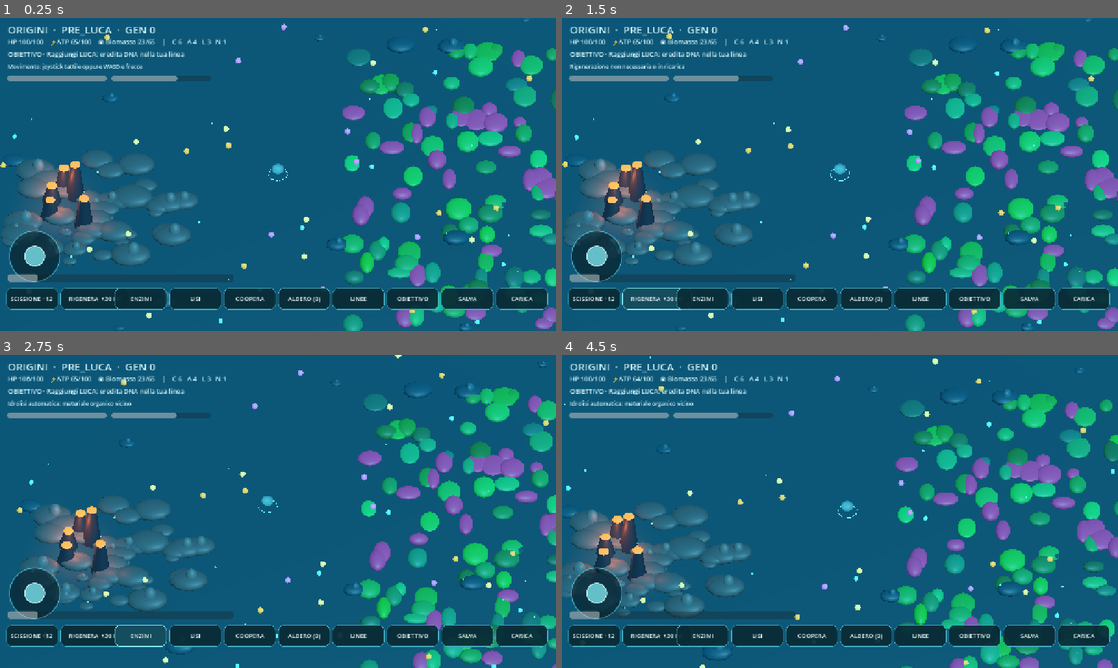
Above: before the commit, frames 1-4 (two rows, left to right).
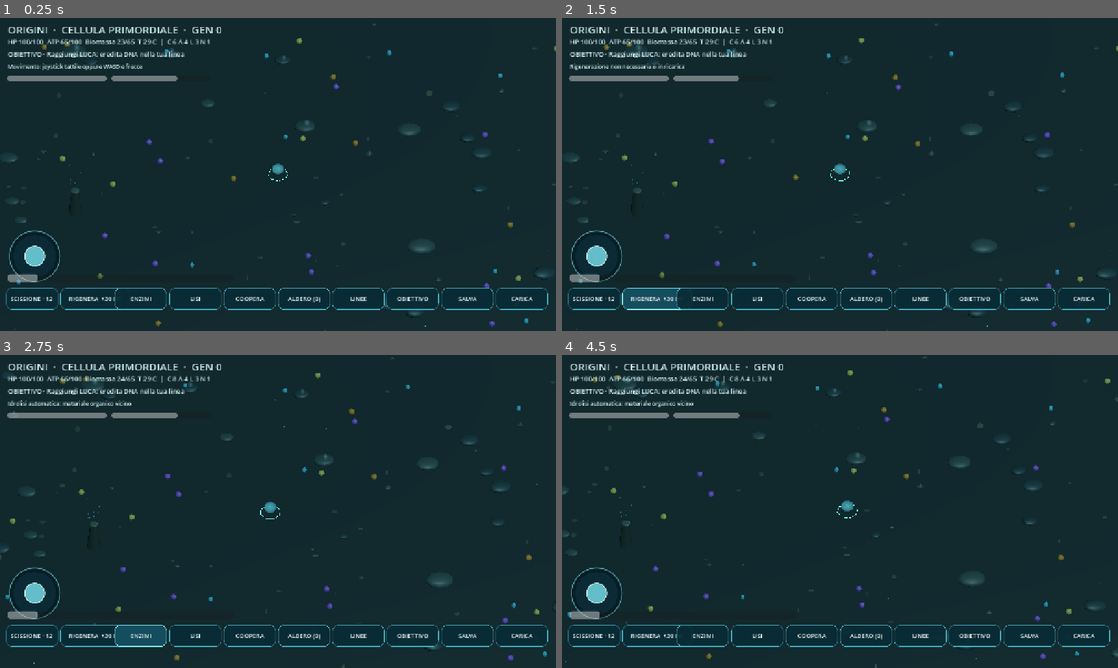
Above: after the commit, the same moments.

Repository: scorbetta17-gif/Origini
Game: Godot game, scene res://scenes/Main.tscn
Same seed, same stepped clock (60 frames per second), same inputs: the game is played once before the commit and once after it.
Inputs (mouse positions are in pixels of both pictures, inside the frame that each line leads up to):
- Up to frame 1 (0.25 s): no input
- Up to frame 2 (1.5 s): click "SCISSIONE · 12%" at 0.5 s; click "RIGENERA +30 HP" at 1.25 s
- Up to frame 3 (2.75 s): click "ENZIMI" at 2 s
- Up to frame 4 (4.5 s): move the mouse to (962, 495) at 2.77 s; hold D 2.78-3.5 s; click (962, 495) at 2.92 s; drag from (728, 527) to (812, 574) at 3.52 s; move the mouse to (895, 442) at 4.27 s; hold D from 4.28 s (still down)

The runs differ from the first frame. In frame 1, 92% of the frame differs, in the area x 0-100%, y 0-100%; in frame 2, 92%; in frame 3, 92%; in frame 4, 92%.

Commit message:
Remaster primordial ocean and introduce heritable thermal stress and surface traits

Diff:
--- a/src/main.gd
+++ b/src/main.gd
@@ -7,6 +7,10 @@
 const LineageScript = preload("res://src/lineage_view.gd")
 const JoystickScript = preload("res://src/virtual_joystick.gd")
 const SAVE_PATH = "user://origini_067.json"
+# Biomi termici localizzati: il resto dell'oceano resta temperato e spoglio.
+const THERMAL_SOURCES = [Vector2(-11.0, 3.0), Vector2(16.0, -14.0)]
+const THERMAL_AMPLITUDE = [92.0, 62.0]
+const THERMAL_DECAY = [13.0, 9.0]
 const NEED = {"carbon": 24.0, "amino": 15.0, "lipid": 12.0, "nucleic": 8.0, "biomass": 65.0}
 const TYPES = ["carbon", "amino", "lipid", "nucleic"]
 const TYPE_COLORS = {
@@ -156,7 +160,8 @@
 func _base_traits() -> Dictionary:
     return {"motility": 1.0, "attack": 1.0, "defense": 1.0, "mutation": 0.0,
         "metabolism": 1.0, "uptake": 1.0, "archaella": 0, "dna": false, "eps": false,
-        "adhesion": false, "flagella": 0, "envelope": "none", "mutations": [], "signature": 0.0}
+        "adhesion": false, "flagella": 0, "envelope": "none", "mutations": [], "signature": 0.0,
+        "thermotolerance": 0.0, "pili": 0, "receptors": 0, "protease": 0, "vesicles": 0}
 
 func _make_3d_scene() -> void:
     world_root = Node3D.new()
@@ -171,17 +176,17 @@
     var we := WorldEnvironment.new()
     var env := Environment.new()
     env.background_mode = Environment.BG_COLOR
-    env.background_color = Color(0.020, 0.080, 0.105)
+    env.background_color = Color(0.017, 0.067, 0.080)
     env.ambient_light_source = Environment.AMBIENT_SOURCE_COLOR
-    env.ambient_light_color = Color(0.36, 0.71, 0.81)
-    env.ambient_light_energy = 0.83
+    env.ambient_light_color = Color(0.32, 0.56, 0.59)
+    env.ambient_light_energy = 0.72
     env.tonemap_mode = Environment.TONE_MAPPER_FILMIC
     we.environment = env
     add_child(we)
     var sun := DirectionalLight3D.new()
     sun.rotation_degrees = Vector3(-55, 28, -15)
-    sun.light_color = Color(0.47, 0.85, 1.0)
-    sun.light_energy = 1.23
+    sun.light_color = Color(0.56, 0.76, 0.79)
+    sun.light_energy = 0.90
     add_child(sun)
     camera = Camera3D.new()
     camera.projection = Camera3D.PROJECTION_ORTHOGONAL
@@ -193,33 +198,30 @@
     var floor_mesh := PlaneMesh.new()
     floor_mesh.size = Vector2(110, 110)
     var floor_mat := StandardMaterial3D.new()
-    floor_mat.albedo_color = Color(0.045, 0.24, 0.28)
+    floor_mat.albedo_color = Color(0.095, 0.150, 0.161)
     floor_mat.roughness = 0.78
     var floor := MeshInstance3D.new()
     floor.mesh = floor_mesh
     floor.material_override = floor_mat
     floor.position.y = -0.28
     world_root.add_child(floor)
-    # Tre biomi spazialmente distinti, senza immagini bidimensionali.
-    for i in range(48):
-        var a: float = rng.randf_range(0, TAU)
-        var rad: float = rng.randf_range(0, 5.0)
-        var p := Vector3(-10.0 + cos(a)*rad, 0, 3.0 + sin(a)*rad)
-        _rock(p, rng.randf_range(.25, .92), Color(0.25, 0.29, 0.30))
-    for i in range(5):
-        _vent(Vector3(-10.0 + rng.randf_range(-2.6,2.6), 0, 2.0 + rng.randf_range(-2.1,2.1)), rng.randf_range(1.1,2.5))
-    for i in range(105):
-        var x: float = rng.randf_range(4.0, 17.0)
-        var z: float = rng.randf_range(-10.0, 12.0)
-        var tint := Color(0.12, rng.randf_range(.34,.66), rng.randf_range(.20,.36))
-        if i % 4 == 0:
-            tint = Color(0.67, 0.25, 0.46)
-        _pebble(Vector3(x, 0, z), Vector3(rng.randf_range(.35,.76), rng.randf_range(.14,.34), rng.randf_range(.40,.9)), tint, .17)
-    for i in range(52):
-        _rock(Vector3(rng.randf_range(-25,25), 0, rng.randf_range(-25,25)), rng.randf_range(.18,.68), Color(.08,.26,.31))
-    for i in range(50):
-        var orb := _pebble(Vector3(rng.randf_range(-24,24), rng.randf_range(1.8,5.3), rng.randf_range(-24,24)), Vector3.ONE * rng.randf_range(.025,.065), Color(.4,.86,1), .65)
-        ambient_particles.append(orb)
+    # Oceano primordiale: solo sedimenti, rocce abiogene e due sorgenti distanti.
+    # Nessuna alga, corallo, fauna o installazione fantascientifica.
+    for i in range(72):
+        var x: float = rng.randf_range(-25.0,25.0)
+        var z: float = rng.randf_range(-25.0,25.0)
+        var stone: Color = Color(.20,.25,.25).lerp(Color(.12,.19,.21),rng.randf())
+        _rock(Vector3(x,0,z), rng.randf_range(.11,.60), stone)
+    for i in range(140):
+        var x: float = rng.randf_range(-26.0,26.0)
+        var z: float = rng.randf_range(-26.0,26.0)
+        _pebble(Vector3(x,-.19,z),Vector3(rng.randf_range(.04,.18),.015,rng.randf_range(.05,.22)),Color(.18,.22,.21).lerp(Color(.29,.29,.26),rng.randf()))
+    _vent(Vector3(THERMAL_SOURCES[0].x,0,THERMAL_SOURCES[0].y),1.65)
+    _vent(Vector3(THERMAL_SOURCES[1].x,0,THERMAL_SOURCES[1].y),1.15)
+    # Particolato a basso costo, deriva lenta; niente sfere fluorescenti.
+    for i in range(26):
+        var mote := _pebble(Vector3(rng.randf_range(-24,24),rng.randf_range(.5,3.4),rng.randf_range(-24,24)),Vector3.ONE*rng.randf_range(.012,.029),Color(.42,.52,.49))
+        ambient_particles.append(mote)
 
 func _solid(color: Color, emission: float = 0.0, alpha: float = 1.0) -> StandardMaterial3D:
     var mat := StandardMaterial3D.new()
@@ -254,23 +256,21 @@
         _pebble(Vector3(pos.x+size*.18,size*.58,pos.z), Vector3(size*.40,size*.59,size*.46), color.lightened(.10))
 
 func _vent(pos: Vector3, height: float) -> void:
-    var mesh := CylinderMesh.new()
-    mesh.bottom_radius = .54
-    mesh.top_radius = .26
-    mesh.height = height
-    mesh.radial_segments = 9
+    # Piccola fumarola minerale: niente lava o luci arancioni al suolo.
+    var chimney := CylinderMesh.new()
+    chimney.bottom_radius = .36
+    chimney.top_radius = .20
+    chimney.height = height
+    chimney.radial_segments = 11
     var part := MeshInstance3D.new()
-    part.mesh = mesh
-    part.position = pos + Vector3(0,height*.5,0)
-    part.material_override = _solid(Color(.15,.18,.22))
+    part.mesh = chimney
+    part.position = pos+Vector3(0,height*.5,0)
+    part.material_override = _solid(Color(.16,.19,.18))
     world_root.add_child(part)
-    _pebble(pos+Vector3(0,height,0), Vector3(.30,.07,.3), Color(1,.45,.19), .9)
-    var glow := OmniLight3D.new()
-    glow.light_color = Color(1.0,.49,.22)
-    glow.light_energy = 1.1
-    glow.omni_range = 3.0
-    glow.position = pos + Vector3(0,height,0)
-    world_root.add_child(glow)
+    _pebble(pos+Vector3(0,height,0),Vector3(.22,.06,.24),Color(.24,.28,.25))
+    for i in range(10):
+        var plume := _pebble(pos+Vector3(rng.randf_range(-.35,.35),height+rng.randf_range(.18,1.7),rng.randf_range(-.35,.35)),Vector3.ONE*rng.randf_range(.018,.045),Color(.29,.40,.39))
+        ambient_particles.append(plume)
 
 func _create_nutrient(kind: String, at: Vector3) -> void:
     var sphere := SphereMesh.new()
@@ -281,7 +281,7 @@
     var node := MeshInstance3D.new()
     node.mesh = sphere
     node.position = at
-    node.material_override = _solid(Color(.75,.54,.48) if kind == "detritus" else TYPE_COLORS[kind], .22 if kind == "detritus" else .5)
+    node.material_override = _solid(Color(.50,.43,.38) if kind == "detritus" else TYPE_COLORS[kind].darkened(.40), .02)
     nutrient_root.add_child(node)
     nutrients.append({"kind": kind, "node": node, "origin_y": at.y, "bob": rng.randf_range(0,TAU)})
 
@@ -397,6 +397,10 @@
     elif selected_target_id != "" or is_instance_valid(selected_nutrient):
         _follow_attack(delta)
     atp = maxf(0.0,atp-delta*.28)
+    var player_temperature: float = _temperature_at(player.position)
+    var tolerance: float = 43.0+18.0*float(entities[player_id]["traits"].get("thermotolerance",0.0))
+    if player_temperature > tolerance:
+        hp = maxf(0.0,hp-delta*(player_temperature-tolerance)*.075)
     if atp < 1.0:
         hp = maxf(0.0,hp-delta*.55)
     # Cresce con la biomassa, ma la dimensione massima e' limitata.
@@ -431,11 +435,22 @@
         autosave_timer = 0.0
     _refresh_hud()
 
+func _temperature_at(where: Vector3) -> float:
+    # Modello locale e ludico del gradiente, non ricostruzione di un oceano storico.
+    var result: float = 29.0
+    for i in range(THERMAL_SOURCES.size()):
+        var xy: Vector2 = THERMAL_SOURCES[i]
+        var distance_squared: float = Vector2(where.x-xy.x,where.z-xy.y).length_squared()
+        result += THERMAL_AMPLITUDE[i]*exp(-distance_squared/THERMAL_DECAY[i])
+    return result
+
 func _move_player(direction: Vector2, delta: float) -> void:
     var traits: Dictionary = entities[player_id]["traits"]
     var motility: float = float(traits.get("motility", 1.0))
     var archaella: int = int(traits.get("archaella",0))
-    var speed: float = 3.40 * motility * (1.0 if archaella > 0 or int(traits.get("flagella",0)) > 0 else .78)
+    var motorized: bool = archaella > 0 or int(traits.get("flagella",0)) > 0
+    var tethered: bool = int(traits.get("pili",0)) > 0
+    var speed: float = 3.40 * motility * (1.0 if motorized else (.87 if tethered else .78))
     player.position.x += direction.x * speed * delta
     player.position.z += direction.y * speed * delta
     player.position.x = clampf(player.position.x, -25,25)
@@ -507,6 +522,13 @@
         if not is_instance_valid(c):
             continue
         e["age"] = float(e["age"])+dt
+        var local_temperature: float = _temperature_at(c.position)
+        var limit_temperature: float = 43.0+18.0*float(e["traits"].get("thermotolerance",0.0))
+        if local_temperature > limit_temperature:
+            e["hp"] = float(e["hp"])-dt*(local_temperature-limit_temperature)*.075
+            if float(e["hp"]) <= 0.0:
+                _remove_entity(str(id),"stress termico")
+                continue
         e["energy"] = maxf(0.0,float(e["energy"])-dt*.19)
         var target_idx: int = _nearest_nutrient(c.position,6.5)
         var dir: Vector3 = Vector3(sin(t*.39+float(str(id).hash()%77)),0,cos(t*.31+float(str(id).hash()%63)))
@@ -612,6 +634,20 @@
         history.append(str(mutation[0]))
         traits["mutations"] = history
         traits["signature"] = fposmod(float(traits.get("signature",0.0))+0.05,1.0)
+        # I tratti specialistici sono ereditari e controllano geometria e funzioni.
+        match str(mutation[0]):
+            "Chaperoni", "Proteostasi", "Dissipazione termica":
+                traits["thermotolerance"] = minf(5.0,float(traits.get("thermotolerance",0.0))+.55)
+            "Molecole adesive", "Adesione reversibile":
+                traits["adhesion"] = true
+                traits["receptors"] = mini(8,int(traits.get("receptors",0))+2)
+            "Segnale di chemotassi", "Mobilita amplificata":
+                traits["pili"] = mini(8,int(traits.get("pili",0))+2)
+            "Idrolasi extracellulari", "Proteasi specializzate", "Proteasi ad ampio spettro":
+                traits["protease"] = mini(6,int(traits.get("protease",0))+1)
+                traits["vesicles"] = mini(5,int(traits.get("vesicles",0))+1)
+            "Pori di membrana", "Scambio superficiale":
+                traits["receptors"] = mini(8,int(traits.get("receptors",0))+1)
     if branch == "archaea" and child_generation >= 2 and int(traits.get("archaella",0)) == 0 and rng.randf() < .14:
         traits["archaella"] = 2
     if branch == "bacteria" and child_generation >= 2 and int(traits.get("flagella",0)) == 0 and rng.randf() < .13:
@@ -1010,8 +1046,9 @@
     if not is_instance_valid(player) or not entities.has(player_id):
         return
     var traits: Dictionary = entities[player_id]["traits"]
-    title_label.text = "ORIGINI  ·  %s  ·  GEN %d" % [entities[player_id]["branch"].to_upper(),generation]
-    status_label.text = "HP %d/100    ⚡ATP %d/100    ◉ Biomassa %d/%d    |    C %d   A %d   L %d   N %d" % [int(hp),int(atp),int(resources["biomass"]),int(NEED["biomass"]),int(resources["carbon"]),int(resources["amino"]),int(resources["lipid"]),int(resources["nucleic"])]
+    var stage: String = "CELLULA PRIMORDIALE" if entities[player_id]["branch"] == "pre_luca" else str(entities[player_id]["branch"]).to_upper()
+    title_label.text = "ORIGINI  ·  %s  ·  GEN %d" % [stage,generation]
+    status_label.text = "HP %d/100  ATP %d/100  Biomassa %d/%d  T %.0f C  |  C %d A %d L %d N %d" % [int(hp),int(atp),int(resources["biomass"]),int(NEED["biomass"]),_temperature_at(player.position),int(resources["carbon"]),int(resources["amino"]),int(resources["lipid"]),int(resources["nucleic"])]
     var minimum: float = 1.0
     for k in NEED:
         minimum = minf(minimum,float(resources[k])/float(NEED[k]))
